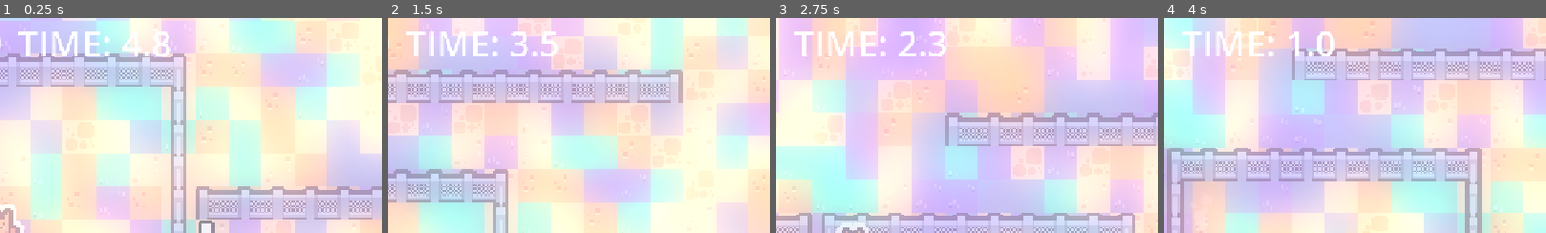
Above: before the commit, frames 1-4 (left to right).
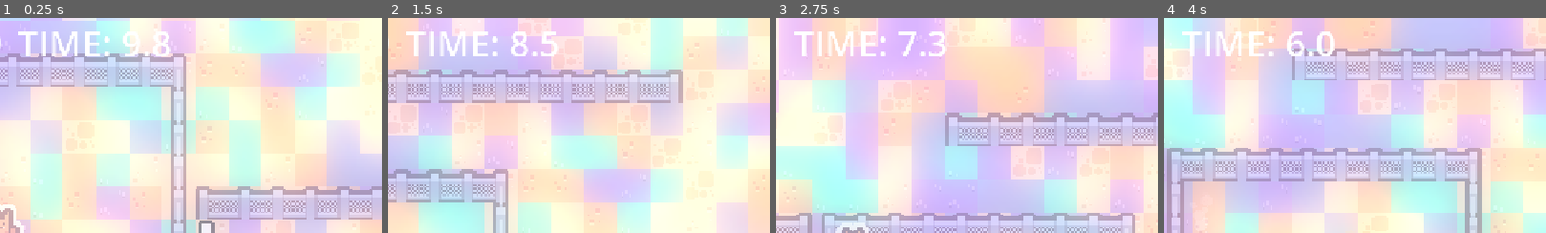
Above: after the commit, the same moments.

Repository: Lingloft/SecondsAgo
Game: Godot game, scene res://scenes/game.tscn
The game is run twice, just before and just after one commit, with the same random seed, the same clock (stepped at 60 frames per second) and the same inputs.
Inputs (mouse positions are % of the whole screen's width and height, from its top left):
- Up to frame 1 (0.25 s): no input
- Up to frame 2 (1.5 s): tap Enter at 0.5 s; move the mouse to (45, 70) at 0.52 s; hold W (move_up) from 0.53 s (still down); click (45, 70) at 0.6 s; move the mouse to (80, 65) at 1.27 s; click (80, 65) at 1.35 s
- Up to frame 3 (2.75 s): move the mouse to (20, 35) at 2.02 s; release W (move_up) at 2.03 s; hold A (move_left) from 2.03 s (still down); click (20, 35) at 2.1 s
- Up to frame 4 (4 s): move the mouse to (55, 50) at 2.77 s; click (55, 50) at 2.85 s; move the mouse to (35, 25) at 3.52 s; release A (move_left) at 3.53 s; hold S (move_down) from 3.53 s (still down); click (35, 25) at 3.6 s
The pictures show only the part of the screen within x 50-100%, y 0-50%; the shares and areas given below are measured in that part.

The runs differ from the first frame. In frame 1, 0.2% of the frame differs, in the area x 32-37%, y 6-18%; in frame 2, 0.1%; in frame 3, 0.1%; in frame 4, 0.3%.

Commit message:
fix: 调整游戏循环时间和敌人碰撞逻辑
将全局循环时间从5秒增加到10秒以改善游戏节奏
修改玩家与敌人碰撞检测，仅在敌人非警告动画时触发死亡
修复敌人物理处理中的多余注释和缩进问题

Diff:
--- a/scripts/enemy.gd
+++ b/scripts/enemy.gd
@@ -9,11 +9,11 @@
 
 # 实现敌人出现，默认是warn动画，等待2s后播放move动画
 func _ready() -> void:
-	await get_tree().create_timer(2.0).timeout
-	animation.play("move")
+		await get_tree().create_timer(2.0).timeout
+		animation.play("move")
 
 func _physics_process(delta: float) -> void:
-	#如果是克隆且不是warn动画，则执行以下代码
+
 	if  is_clone and animation.animation != "warn":
 		if clone_id == Global.loop:
 			# 检查玩家数据是否存在
--- a/scripts/global.gd
+++ b/scripts/global.gd
@@ -3,7 +3,7 @@
 # 游戏全局变量
 var loop := 0               # 当前循环
 var time := 10.0           # 游戏时间
-var wait_time := 5.0      # 循环时间
+var wait_time := 10.0      # 循环时间
 
 # 游戏数据记录
 var player_data := {}      # 玩家数据 {loop: {time: {position, flip_h}}}
--- a/scripts/player.gd
+++ b/scripts/player.gd
@@ -110,7 +110,9 @@
 	# 检查是否是敌人区域或者子弹区域
 	if not is_dead:
 		if area.name == "EnemyArea":
-			death()
+			# 如果enemy不是在播放warn动画，忽略
+			if area.get_parent().animation.animation != "warn":
+				death()
 		# 检查是否是子弹区域
 		elif area.name == "BulletArea":
 			if area.get_parent().birth_time > 0.2 and area.get_parent().is_clone:
